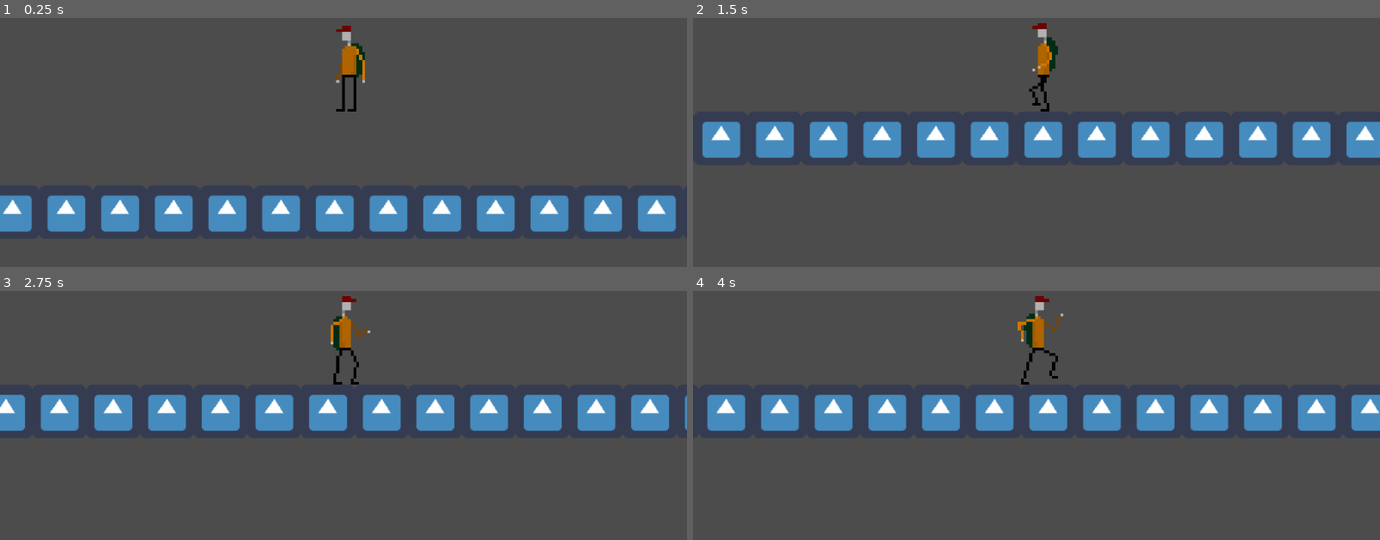
Above: before the commit, frames 1-4 (two rows, left to right).
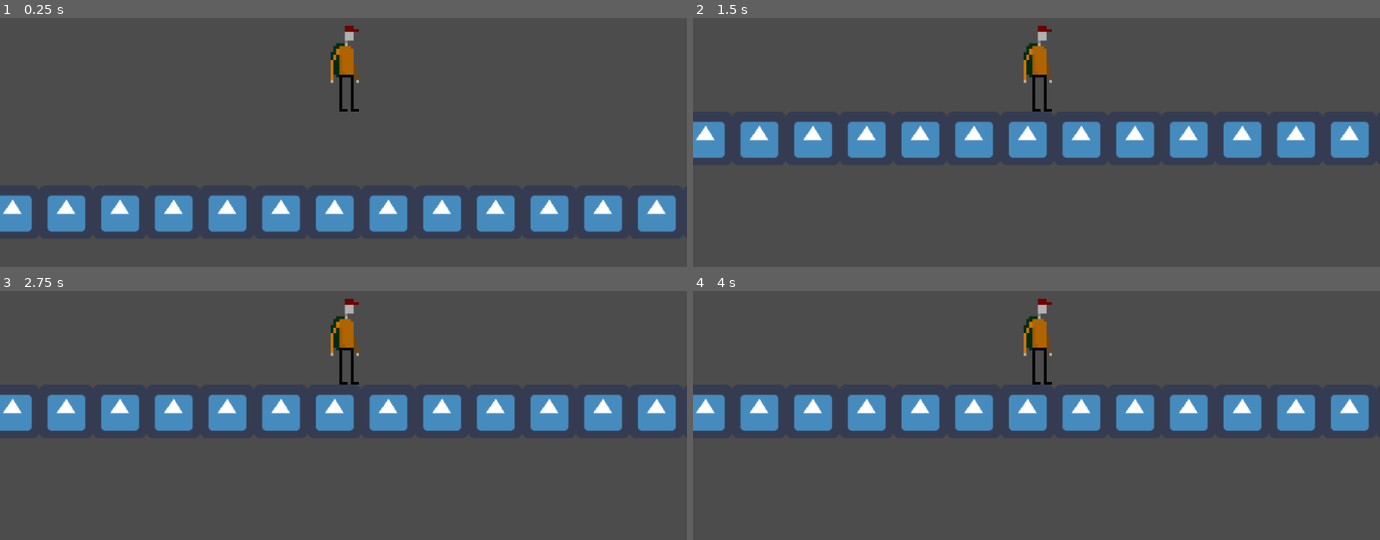
Above: after the commit, the same moments.

Repository: andresleonardobg/pizza_guy
Game: Godot game, scene res://scenes/test/level_test.tscn
Same seed, same stepped clock (60 frames per second), same inputs: the game is played once before the commit and once after it. The project has no main scene, so this scene is started directly. The engine's default icon, where the game draws it, is replaced by a stand-in: a white triangle on a blue panel in a dark square.
Inputs (mouse positions are in pixels of both pictures, inside the frame that each line leads up to):
- Up to frame 1 (0.25 s): no input
- Up to frame 2 (1.5 s): move the mouse to (1187, 45) at 0.52 s; hold Space (jump) 0.53-1.28 s; hold D (right) from 0.53 s (still down); move the mouse to (899, 85) at 1.27 s; tap Space (jump) at 1.35 s
- Up to frame 3 (2.75 s): tap Space (jump) at 1.52, 1.82 s; move the mouse to (outside the picture) at 2.02 s; release D (right) at 2.03 s; hold A (left) from 2.03 s (still down); hold Space (jump) from 2.03 s (still down)
- Up to frame 4 (4 s): move the mouse to (1002, 420) at 2.77 s; release A (left) at 2.78 s; release Space (jump) at 2.78 s; hold D (right) from 2.78 s (still down); tap Space (jump) at 2.85, 3.02, 3.32 s; move the mouse to (1242, 400) at 3.52 s; hold Space (jump) from 3.53 s (still down)

The runs differ from the first frame. In frame 1, 0.8% of the frame differs, in the area x 48-54%, y 3-38%; in frame 2, 11%, in the area x 0-100%, y 2-57%; in frame 3, 6.0%; in frame 4, 11%.
Error after the commit: Attempt to call function 'get_animation' in base 'null instance' on a null instance. (res://scripts/player.gd:73)

Commit message:
feat(player): :sparkles: player has animation climbing
player has animation climbing

Diff:
--- a/scripts/player.gd
+++ b/scripts/player.gd
@@ -1,22 +1,47 @@
 extends "res://scripts/character.gd"
 
-onready var animation_sprite := get_node("AnimatedSprite")
+export (NodePath) var map
+export (int) var off_set := 60
+export (float) var time_animation := 1.0
+onready var collision_anim := get_node("CollisionShape2D")
+onready var animation_sprite := get_node("CollisionShape2D/AnimatedSprite")
+onready var climbing_sprite := get_node("climbingSprite")
+onready var ray_cast_climb := [get_node("CollisionShape2D/climb/over_the_head"), get_node("CollisionShape2D/climb/head")]
+onready var animation_player_climb : = get_node("AnimationPlayer")
 
 var walk : float
 var has_gun : bool
+var climb : bool = false
+var side_of_look : bool
+var key_is_pressed
 
 enum States{
 	WALK,
 	SKATING,
 	FLYING,
-	CLAMBING
+	CLIMB,
+	CLIMBING
 }
 
 func _ready() -> void:
-	pass # Replace with function body.
+	add_climbing_r_animation()
 
 
 func _physics_process(delta: float) -> void:
+
+	climb = (ray_cast_climb[1].is_colliding() == true and ray_cast_climb[0].is_colliding() == false)
+	side_of_look = true if get_local_mouse_position().x < 0 else false
+
+	if climb:
+		get_corner_to_climbing()
+		gravity = 0
+		move.y = 0
+
+		if Input.is_action_just_pressed("up"):
+			climbing_animation()
+
+		else:
+			animation_sprite.animation = "climb"
 
 	walk = Input.get_action_strength("right") - Input.get_action_strength("left")
 
@@ -24,16 +49,72 @@
 	# 	animation_sprite.animation = "run_with_gun" if walk != 0 else "idle_with_gun"
 	# else:
 
-	flip_player(true if get_local_mouse_position().x < 0 else false)
 
-	animation_sprite.animation = "walk" if walk != 0 else "idle"
+	if climb == false :
 
-	if Input.is_action_pressed("up") and is_on_floor():
+		flip_player(side_of_look)
+
+		if Input.is_action_pressed("down") :
+			animation_sprite.animation = "bend"
+		elif walk != 0:
+			animation_sprite.animation = "walk"
+		# elif Input.:
+		# 	animation_sprite.animation = "idle"
+
+	if Input.is_action_pressed("jump") and is_on_floor():
 		move.y = -jump * delta
 
 	move.x = walk * velocity * delta
 
 
 #functions
+
+func add_climbing_r_animation() -> void:
+	var climbing_r = animation_player_climb.get_animation("climbing").duplicate()
+	var position_sprite_anim = climbing_r.find_track("climbingSprite:position")
+	var position_colli_anim = climbing_r.find_track("CollisionShape2D:position")
+
+	#collision position
+	for k in climbing_r.track_get_key_count(position_colli_anim):
+		var x = -climbing_r.track_get_key_value(position_colli_anim, k).x
+		var y = climbing_r.track_get_key_value(position_colli_anim, k).y
+		climbing_r.track_set_key_value(position_colli_anim, k, Vector2(x,y))
+
+	#sprite position
+	for k in climbing_r.track_get_key_count(position_sprite_anim):
+		var x = -climbing_r.track_get_key_value(position_sprite_anim, k).x
+		var y = climbing_r.track_get_key_value(position_sprite_anim, k).y
+		climbing_r.track_set_key_value(position_sprite_anim, k, Vector2(x,y))
+
+	animation_player_climb.add_animation("climbing_r", climbing_r)
+
 func flip_player(value: bool):
+	climbing_sprite.flip_h = value
 	animation_sprite.flip_h = value
+	ray_cast_climb[0].cast_to.x = -20 if value else 20
+	ray_cast_climb[1].cast_to.x = -20 if value else 20
+
+func get_corner_to_climbing() -> void:
+	var position_cell = ray_cast_climb[1].global_position - ray_cast_climb[1].get_collision_normal()
+	var id_cell = get_node(map).world_to_map(position_cell)
+	var p = get_node(map).map_to_world(id_cell)
+	global_position.y = p.y + off_set
+
+func climbing_animation() -> void:
+	animation_sprite.visible = false
+	climbing_sprite.visible = true
+	animation_player_climb.play("climbing" if climbing_sprite.flip_h else "climbing_r")
+
+
+func return_g() -> void:
+	gravity = 1000.0
+	animation_sprite.animation = "idle"
+
+
+func _on_AnimationPlayer_animation_finished(anim_name: String) -> void:
+	animation_sprite.visible = true
+	climbing_sprite.visible = false
+	animation_player_climb.clear_caches()
+	self.global_position = collision_anim.global_position
+	collision_anim.position = Vector2.ZERO
+	return_g()
